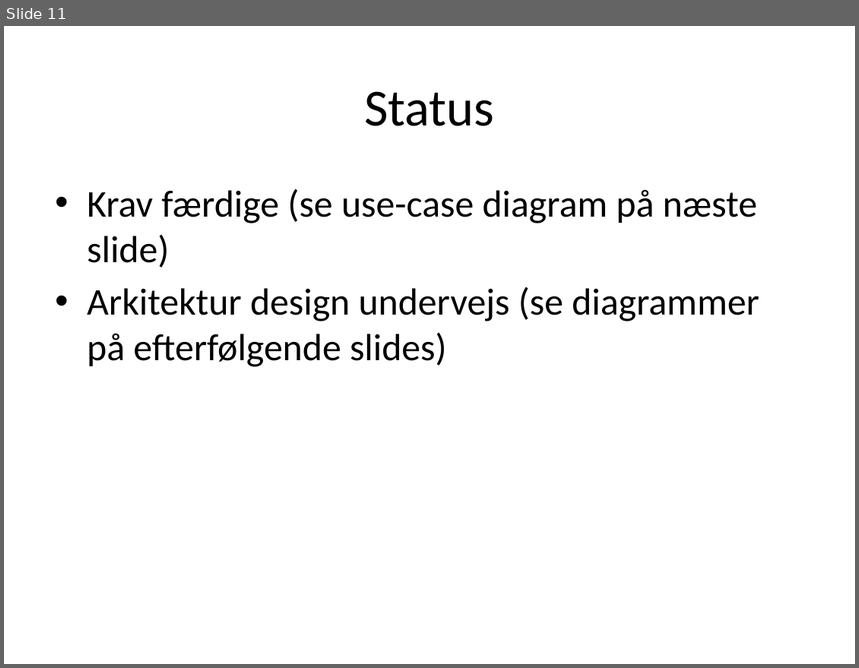
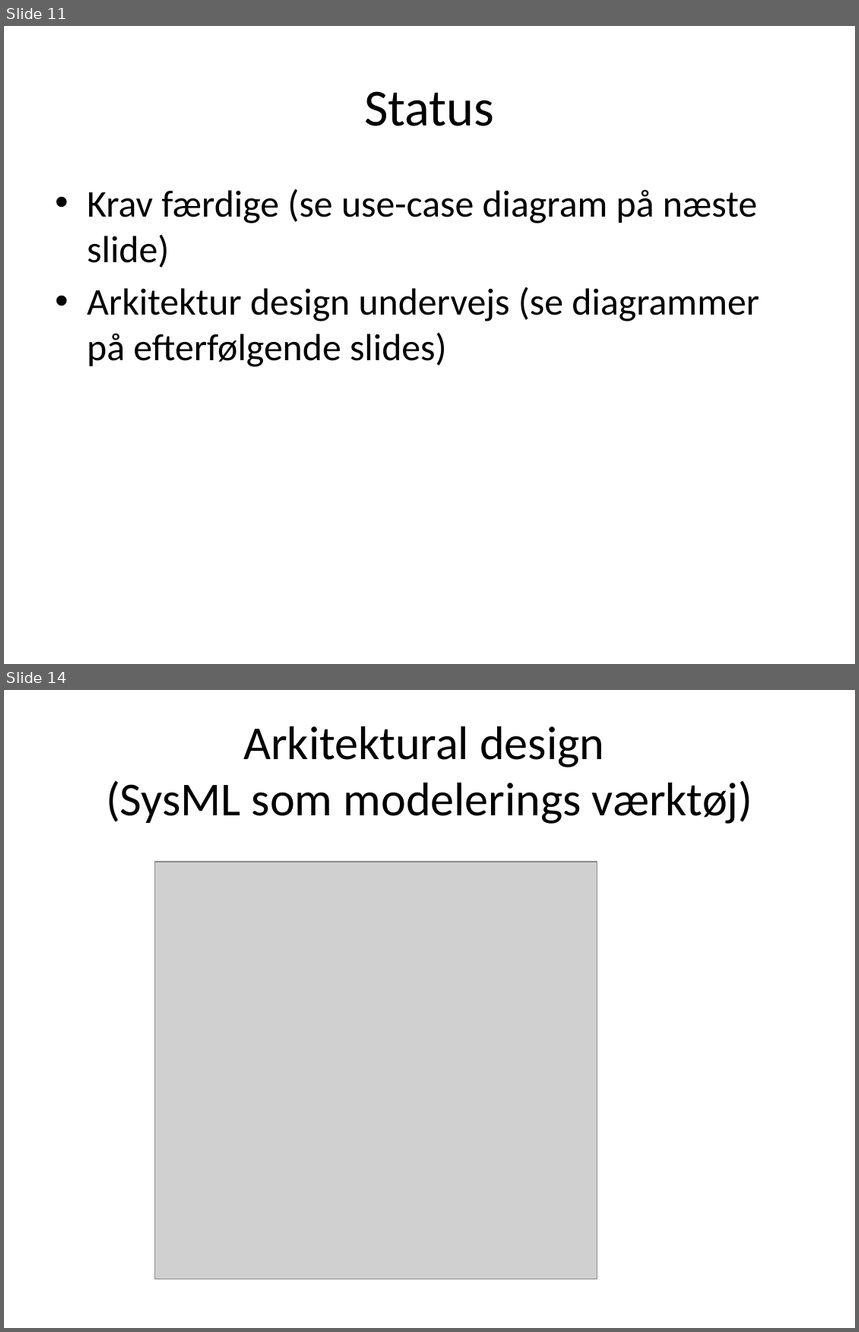
Before and after one commit to ahpoder/masterofit2009, a slide deck: syseng_hwco/proj/Artifact/Presentations/Presentation_11_02_11.pptx. Shown one above the other, each under a label of ours: slide 11 before the commit, slides 11 and 14 after it; the slides between them are not shown. The pictures are 859x668 and 859x1332 pixels, drawn with LibreOffice and Linux fonts; fonts in the diff are those of the drawing; grey boxes stand for pictures. Boxes give left, top, right and bottom in pixels: in the first picture for what was removed or moved away, otherwise in the second. Text is boxed around its words. In the diff, an @@ line names an element or a change of style, - is before the commit and + after.

```diff
--- a/syseng_hwco/proj/Artifact/Presentations/Presentation_11_02_11.pptx
+++ b/syseng_hwco/proj/Artifact/Presentations/Presentation_11_02_11.pptx
@@ slide 14 added at box(4, 690, 855, 1328), background #FFFFFF @@
@@ title added at box(106, 726, 753, 824), 40 pt, text #000000 @@
+Arkitektural design
+(SysML som modelerings værktøj)
@@ picture added at box(154, 862, 598, 1280) @@
```
Also in this commit, not shown: 6 other slides added.
